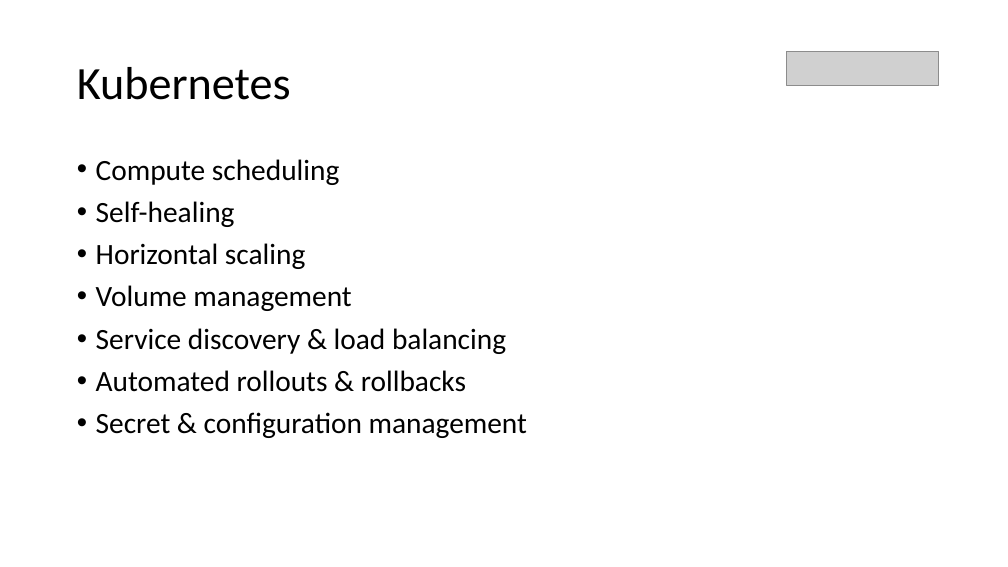
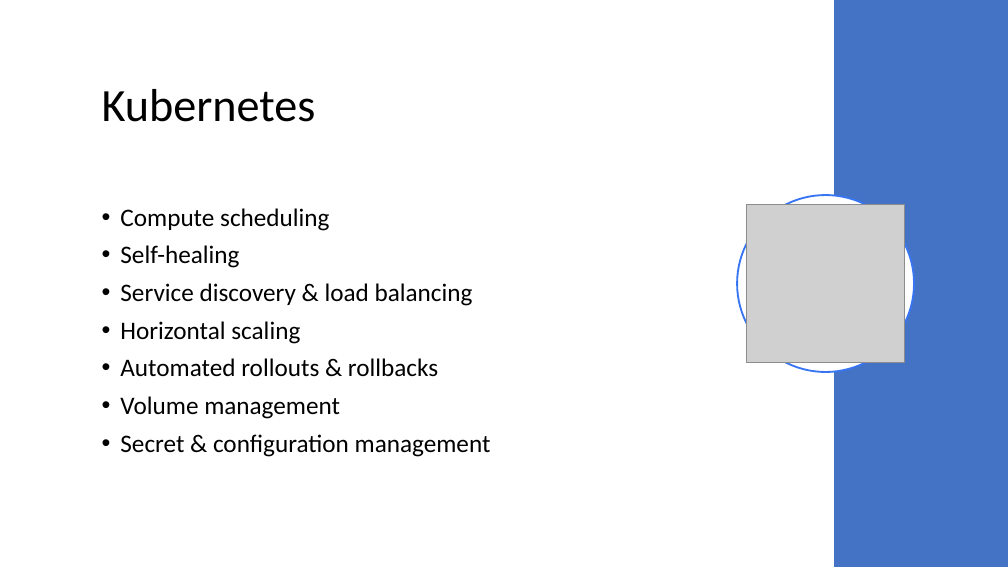
Before and after one commit to JasonHaley/GettingStartedWithAKS, a slide deck: slide 13 of presentations/Getting Started with AKS.pptx. Drawn at 1008x567 pixels with LibreOffice and Linux fonts; fonts in the diff are those of the drawing; grey boxes stand for pictures. Boxes give left, top, right and bottom in pixels: in the first picture for what was removed or moved away, otherwise in the second. Text is boxed around its words. In the diff, an @@ line names an element or a change of style, - is before the commit and + after.

```diff
--- a/presentations/Getting Started with AKS.pptx
+++ b/presentations/Getting Started with AKS.pptx
@@ rectangle added at <box>834,0,1008,567</box>, fill #4472C4 @@
@@ title "Kubernetes": place and size @@
-title "Kubernetes" at <box>77,67,291,100</box>
+title "Kubernetes" at <box>102,89,316,122</box>
@@ picture removed at <box>787,51,939,85</box> @@
@@ text "Compute scheduling": place and size @@
-text "Compute scheduling" at <box>96,159,527,438</box>
+text "Compute scheduling" at <box>120,208,491,457</box>
@@ text "Compute scheduling" at <box>120,208,491,457</box>: vertical alignment top to middle @@
@@ text at <box>120,208,491,457</box>: size 28 to 24 pt in "Compute scheduling", "Self-healing", "Horizontal scaling", "Volume management" and 1 more places @@
@@ ellipse added at <box>737,195,914,372</box>, fill #FFFFFF, outline #3875F3 1.75 pt @@
@@ picture added at <box>747,205,905,363</box> @@
@@ text at <box>120,283,473,306</box>: paragraph added @@
+• Service discovery & load balancing
@@ text at <box>96,328,506,392</box>: paragraphs removed @@
-• Service discovery & load balancing
-• Automated rollouts & rollbacks
@@ text at <box>120,358,438,377</box>: paragraph added @@
+• Automated rollouts & rollbacks
```
Also in this commit, not shown: 41 other slides changed.
